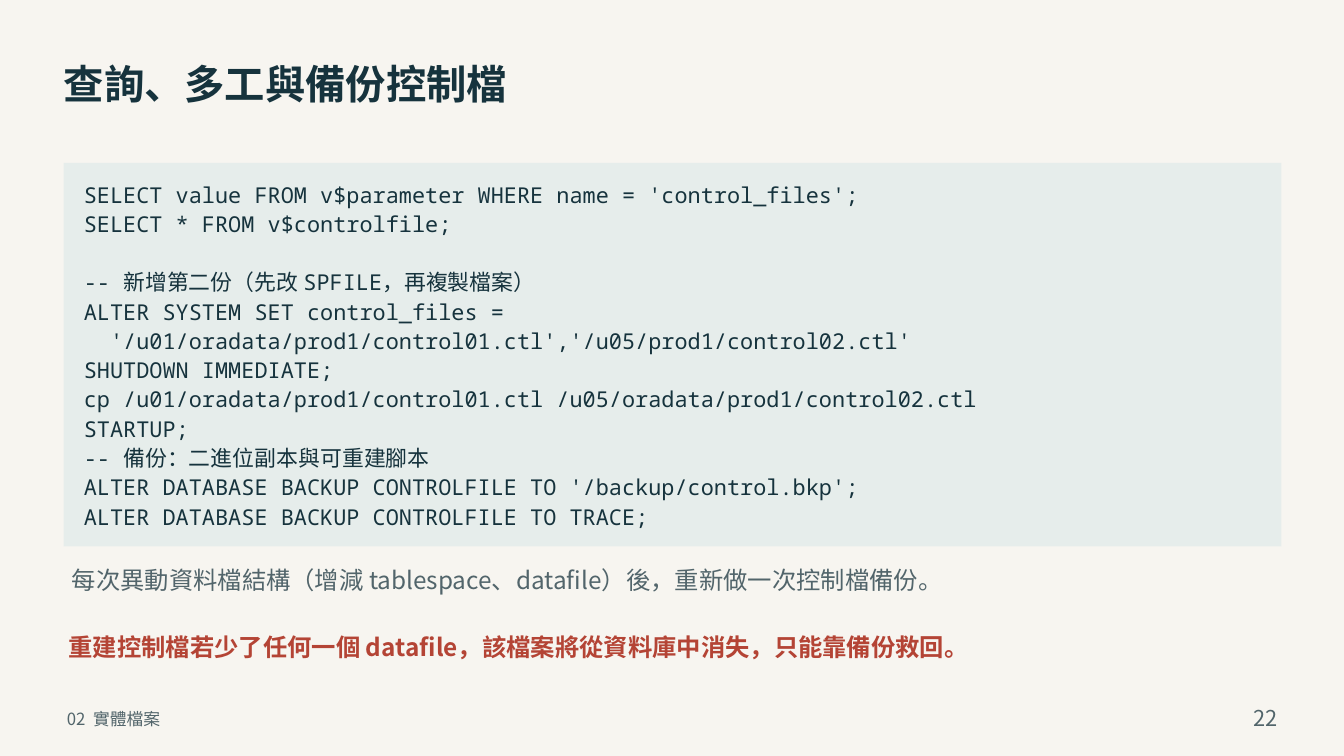
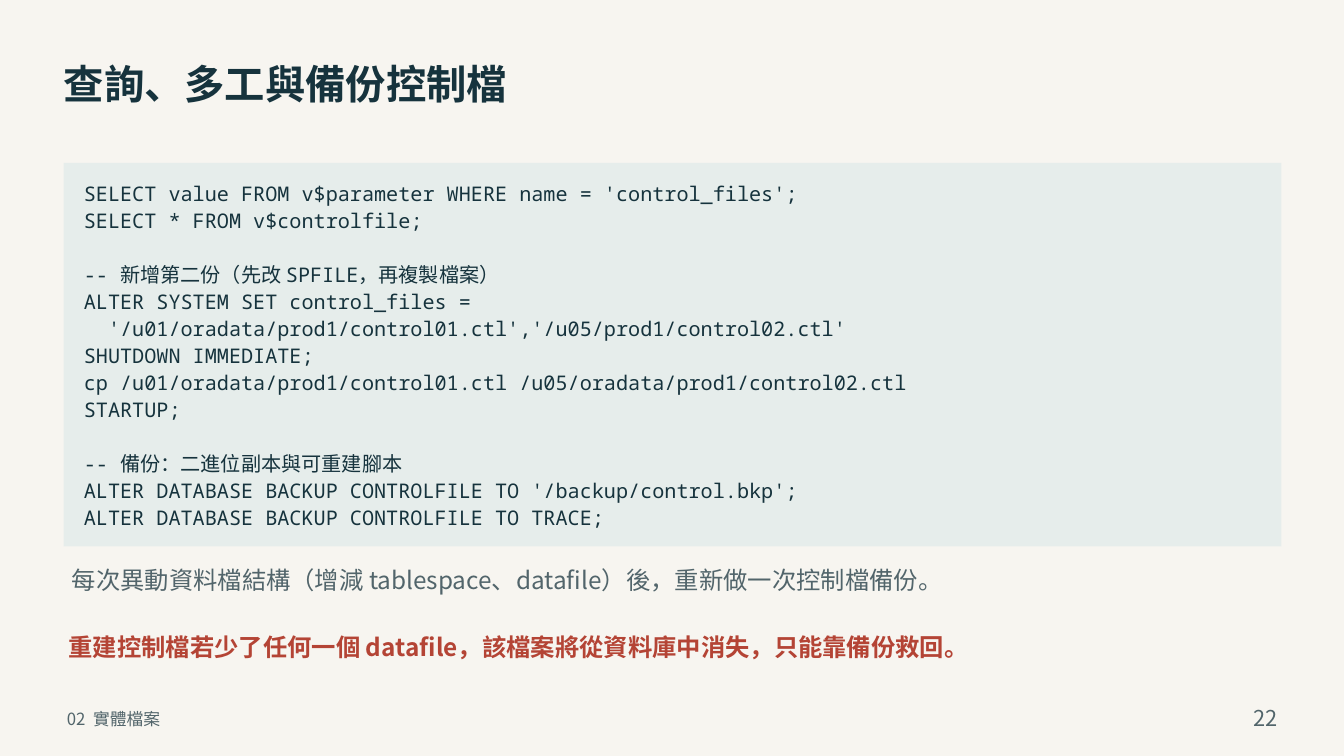
Before and after one commit to YouAreTheBlueSky/Oracle-DBA-Training-Docs, a slide deck: slide 22 of deliver_beginner/02_Oracle_DBA_建置與日常管理.pptx. Drawn at 1344x756 pixels with LibreOffice and Linux fonts; fonts in the diff are those of the drawing. Boxes give left, top, right and bottom in pixels: in the first picture for what was removed or moved away, otherwise in the second. Text is boxed around its words. In the diff, an @@ line names an element or a change of style, - is before the commit and + after.

```diff
--- a/deliver_beginner/02_Oracle_DBA_建置與日常管理.pptx
+++ b/deliver_beginner/02_Oracle_DBA_建置與日常管理.pptx
@@ text "SELECT value FROM v$parameter WHERE ..." at (84,185,906,528): size 19.5 to 18 pt; line spacing 26.1pt to 24.1pt @@
```
Also in this commit, not shown: 1 other file.
